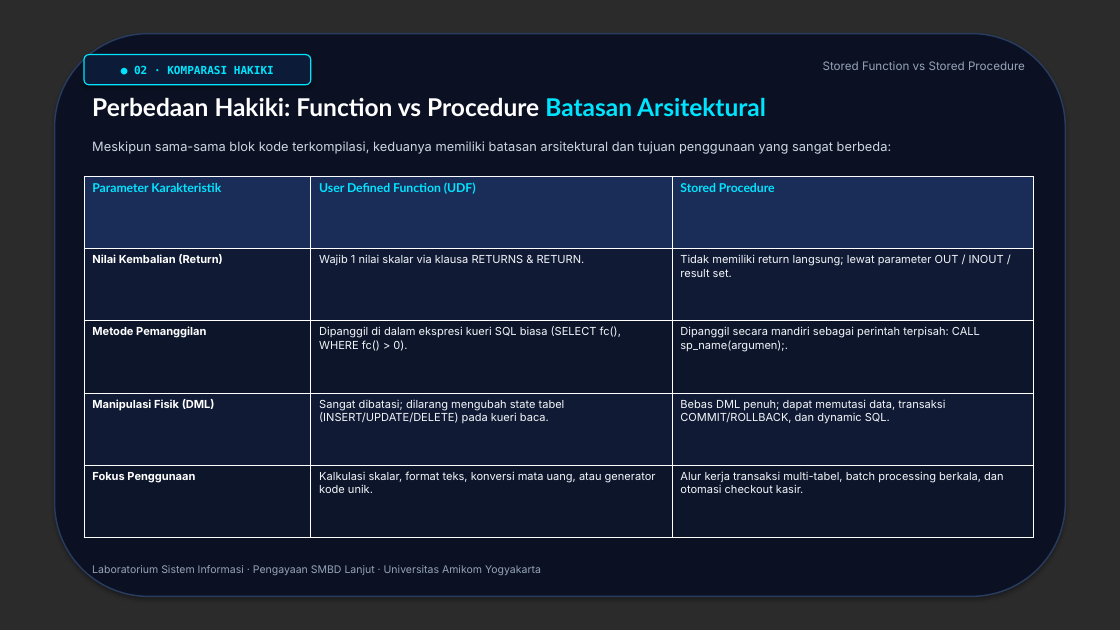
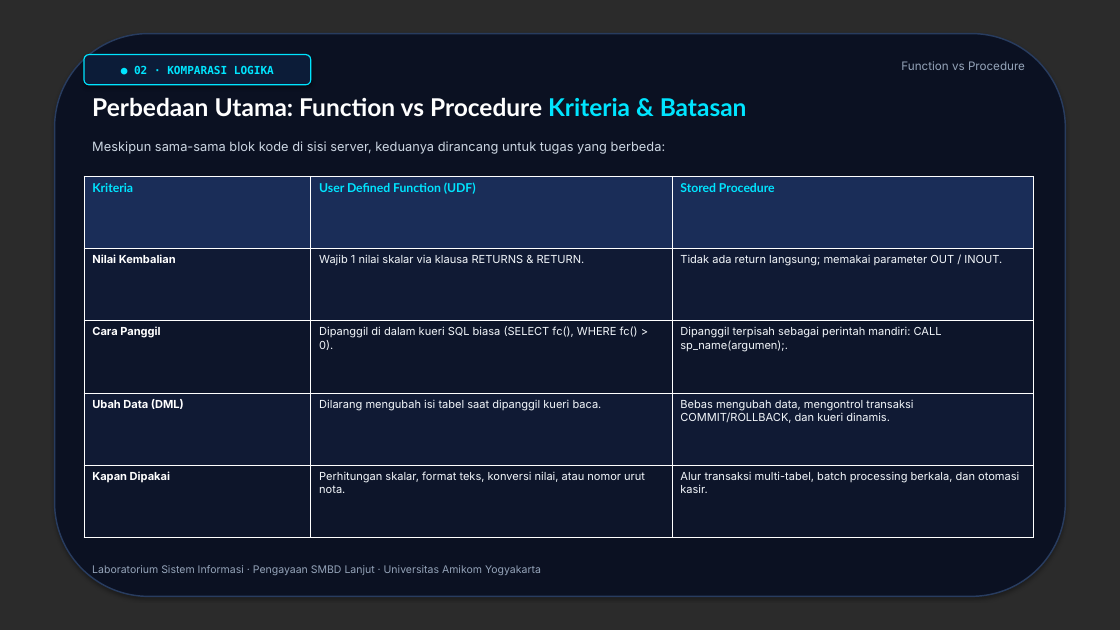
Before and after one commit to litelmurpi/smbdl-asprak, a slide deck: slide 3 of presentations/Materi_Pengayaan_Stored_Procedure_UDF_Cursor.pptx. Drawn at 1120x630 pixels with LibreOffice and Linux fonts; fonts in the diff are those of the drawing; background and template pictures are left out; a plain dark background stands for a picture behind light text. Boxes give left, top, right and bottom in pixels: in the first picture for what was removed or moved away, otherwise in the second. Text is boxed around its words. In the diff, an @@ line names an element or a change of style, - is before the commit and + after.

```diff
--- a/presentations/Materi_Pengayaan_Stored_Procedure_UDF_Cursor.pptx
+++ b/presentations/Materi_Pengayaan_Stored_Procedure_UDF_Cursor.pptx
@@ text in rounded rectangle at bbox=[134, 66, 274, 74]: text changed @@
-● 02 · KOMPARASI HAKIKI
+● 02 · KOMPARASI LOGIKA
@@ text at bbox=[901, 61, 1025, 70]: text changed @@
-Stored Function vs Stored Procedure
+Function vs Procedure
@@ text at bbox=[92, 97, 747, 117]: text changed @@
-Perbedaan Hakiki: Function vs Procedure Batasan Arsitektural
+Perbedaan Utama: Function vs Procedure Kriteria & Batasan
@@ text at bbox=[92, 141, 666, 154]: text changed @@
-Meskipun sama-sama blok kode terkompilasi, keduanya memiliki batasan arsitektural dan tujuan penggunaan yang sangat berbeda:
+Meskipun sama-sama blok kode di sisi server, keduanya dirancang untuk tugas yang berbeda:
@@ table at bbox=[84, 176, 1033, 538] @@
-row 1, column 1: Parameter Karakteristik
+row 1, column 1: Kriteria
-row 2, column 1: Nilai Kembalian (Return)
+row 2, column 1: Nilai Kembalian
-row 2, column 3: Tidak memiliki return langsung; lewat parameter OUT / INOUT / result set.
+row 2, column 3: Tidak ada return langsung; memakai parameter OUT / INOUT.
-row 3: Metode Pemanggilan | Dipanggil di dalam ekspresi kueri SQL biasa (SELECT fc(), WHERE fc() > 0). | Dipanggil secara mandiri sebagai perintah terpisah: CALL sp_name(argumen);.
+row 3: Cara Panggil | Dipanggil di dalam kueri SQL biasa (SELECT fc(), WHERE fc() > 0). | Dipanggil terpisah sebagai perintah mandiri: CALL sp_name(argumen);.
-row 4: Manipulasi Fisik (DML) | Sangat dibatasi; dilarang mengubah state tabel (INSERT/UPDATE/DELETE) pada kueri baca. | Bebas DML penuh; dapat memutasi data, transaksi COMMIT/ROLLBACK, dan dynamic SQL.
+row 4: Ubah Data (DML) | Dilarang mengubah isi tabel saat dipanggil kueri baca. | Bebas mengubah data, mengontrol transaksi COMMIT/ROLLBACK, dan kueri dinamis.
-row 5: Fokus Penggunaan | Kalkulasi skalar, format teks, konversi mata uang, atau generator kode unik. | Alur kerja transaksi multi-tabel, batch processing berkala, dan otomasi checkout kasir.
+row 5: Kapan Dipakai | Perhitungan skalar, format teks, konversi nilai, atau nomor urut nota. | Alur transaksi multi-tabel, batch processing berkala, dan otomasi kasir.
```
Also in this commit, not shown: 6 other slides changed, 11 other files.
